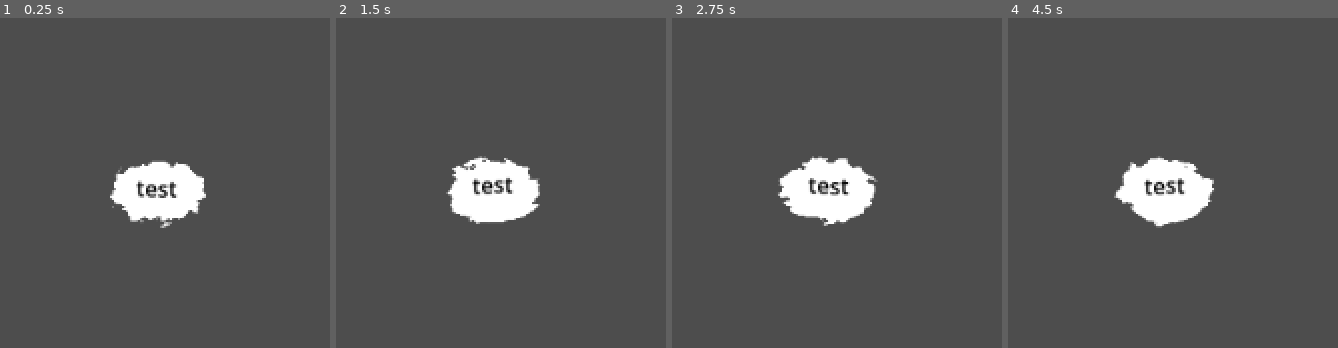
Above: before the commit, frames 1-4 (left to right).
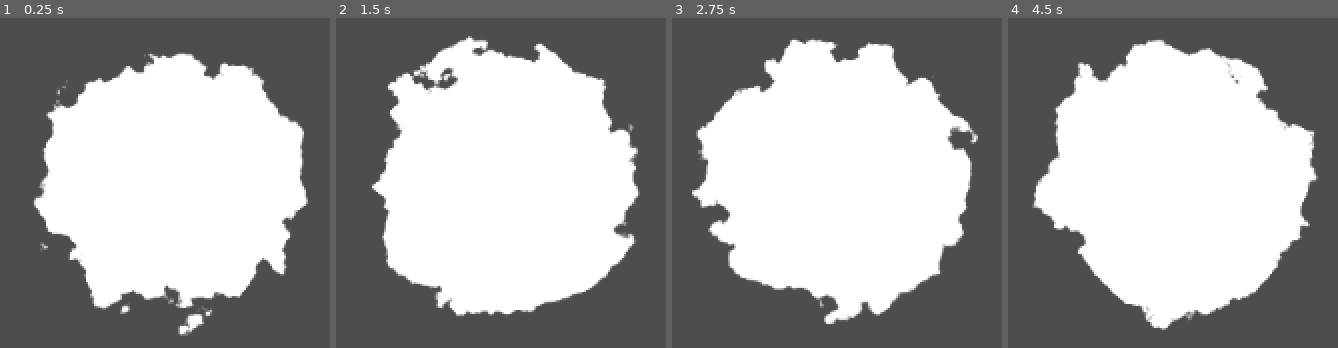
Above: after the commit, the same moments.

Repository: chris-pitre/ITCS-6156-NLP-Project
Game: Godot game, scene res://scenes/text_entry.tscn
Two runs of this game, one before a commit and one after it. Both use one fixed random seed, a clock stepped at 60 frames per second and the inputs below.
Inputs:
- Up to frame 1 (0.25 s): no input
- Up to frame 2 (1.5 s): tap Enter (ui_accept) at 0.5, 1.35 s; hold Enter (ui_accept) 0.53-1.28 s
- Up to frame 3 (2.75 s): tap Enter (ui_accept) at 1.52, 1.82 s; hold Enter (ui_accept) from 2.03 s (still down)
- Up to frame 4 (4.5 s): release Enter (ui_accept) at 2.78 s; tap Enter (ui_accept) at 2.85, 3.02, 3.32, 4.35 s; hold Enter (ui_accept) 3.53-4.28 s

The runs differ from the first frame. In frame 1, 45% of the frame differs, in the area x 10-94%, y 10-97%; in frame 2, 48%, in the area x 10-93%, y 5-91%; in frame 3, 48%; in frame 4, 48%.

Commit message:
tweaked shader settings

Diff:
--- a/project.godot
+++ b/project.godot
@@ -14,3 +14,12 @@
 run/main_scene="res://scenes/text_entry.tscn"
 config/features=PackedStringArray("4.2", "Forward Plus")
 config/icon="res://icon.svg"
+
+[input]
+
+ui_accept={
+"deadzone": 0.5,
+"events": [Object(InputEventKey,"resource_local_to_scene":false,"resource_name":"","device":0,"window_id":0,"alt_pressed":false,"shift_pressed":false,"ctrl_pressed":false,"meta_pressed":false,"pressed":false,"keycode":4194309,"physical_keycode":0,"key_label":0,"unicode":0,"echo":false,"script":null)
+, Object(InputEventKey,"resource_local_to_scene":false,"resource_name":"","device":0,"window_id":0,"alt_pressed":false,"shift_pressed":false,"ctrl_pressed":false,"meta_pressed":false,"pressed":false,"keycode":4194310,"physical_keycode":0,"key_label":0,"unicode":0,"echo":false,"script":null)
+]
+}
--- a/scenes/text_entry.tscn
+++ b/scenes/text_entry.tscn
@@ -6,7 +6,7 @@
 
 [sub_resource type="ShaderMaterial" id="ShaderMaterial_i52st"]
 shader = ExtResource("2_0g88a")
-shader_parameter/height = 2.0
+shader_parameter/height = 3.0
 shader_parameter/frequency = 1.0
 shader_parameter/speed = 2.0
 
@@ -73,7 +73,6 @@
 grow_horizontal = 2
 grow_vertical = 2
 theme_override_colors/font_color = Color(0, 0, 0, 1)
-text = "test"
 horizontal_alignment = 1
 vertical_alignment = 1
 
@@ -84,13 +83,13 @@
 anchors_preset = 15
 anchor_right = 1.0
 anchor_bottom = 1.0
-offset_left = -27.0
-offset_top = -13.5
-offset_right = 27.0
-offset_bottom = 20.5
+offset_left = -97.0
+offset_top = -62.5
+offset_right = 113.0
+offset_bottom = 55.5
 grow_horizontal = 2
 grow_vertical = 2
 texture = SubResource("GradientTexture2D_uyhbi")
-expand_mode = 3
+expand_mode = 5
 
 [connection signal="text_changed" from="LineEdit" to="LineEdit" method="_on_text_changed"]
--- a/src/limited_text_input.gd
+++ b/src/limited_text_input.gd
@@ -7,6 +7,11 @@
 
 func _ready():
 	grab_focus()
+
+func _input(event):
+	if(event.is_action_pressed("ui_accept")):
+		self.set_text("")
+		text_display.text = ""
 
 func _on_text_changed(new_text):
 	var old_caret_position = self.caret_column
